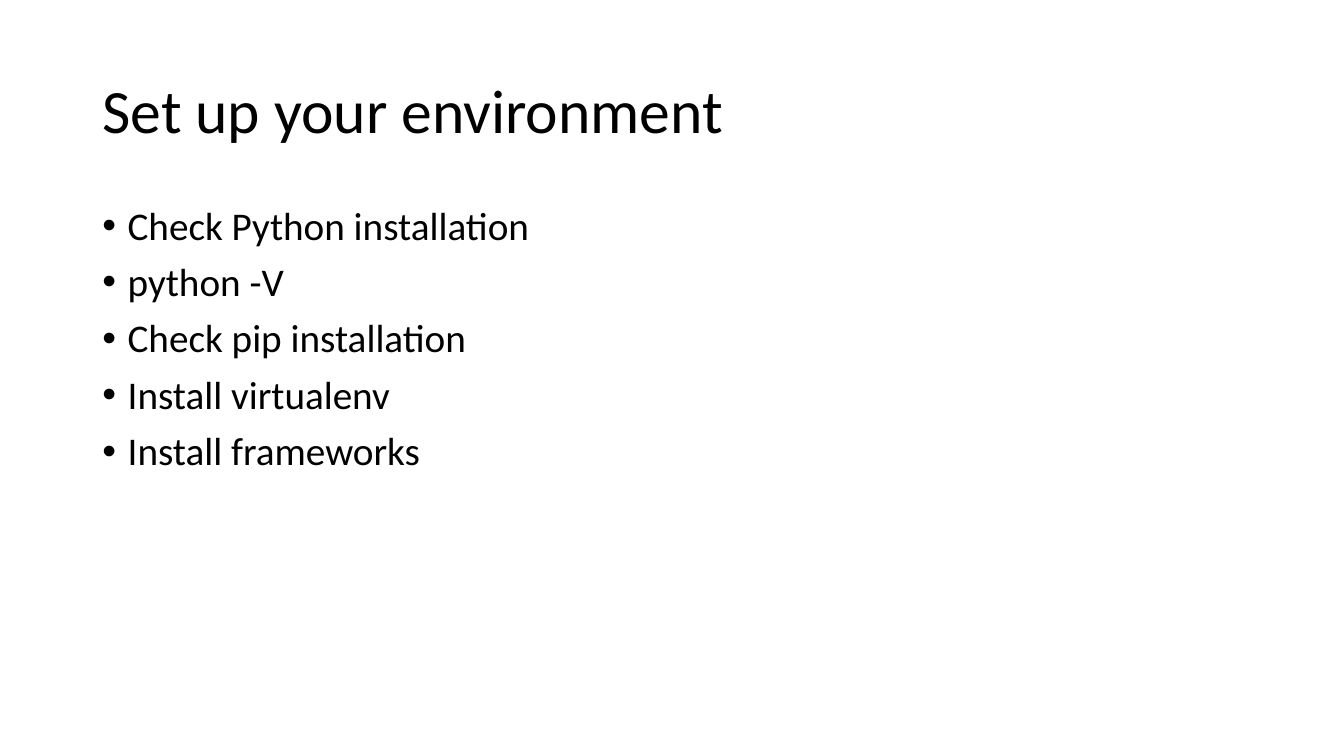
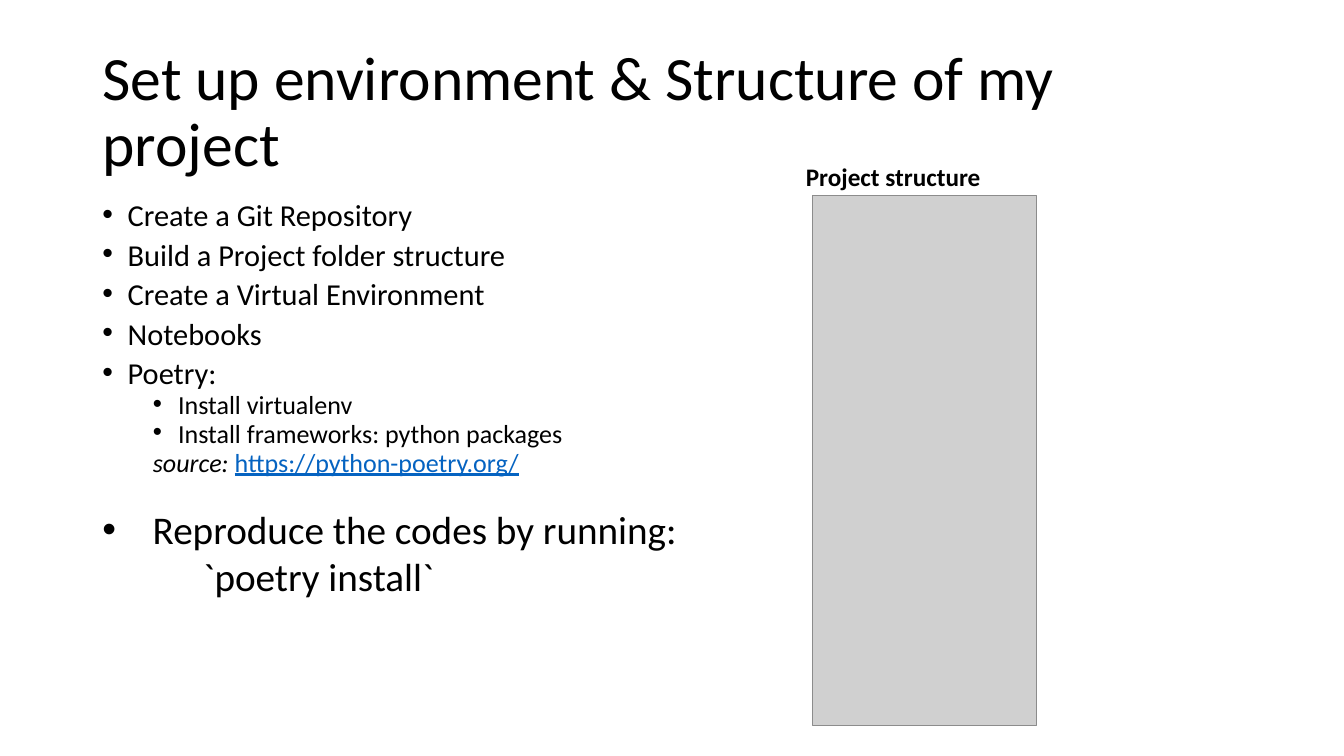
Before and after one commit to mmasud/DS_project, a slide deck: slide 2 of seb_project/results/presentation.pptx. Drawn at 1344x756 pixels with LibreOffice and Linux fonts; fonts in the diff are those of the drawing; grey boxes stand for pictures. Boxes give left, top, right and bottom in pixels: in the first picture for what was removed or moved away, otherwise in the second. Text is boxed around its words. In the diff, an @@ line names an element or a change of style, - is before the commit and + after.

Commit message:
Updated presentation and notebook

```diff
--- a/seb_project/results/presentation.pptx
+++ b/seb_project/results/presentation.pptx
@@ title at (102,57,1053,177): text changed @@
-Set up your environment
+Set up environment & Structure of my project
@@ text added at (806,168,980,191), 18 pt, text #000000, bold @@
+Project structure
@@ text at (128,205,506,389): text changed; size 28 to 21.7 pt @@
-• Check Python installation
-• python -V
-• Check pip installation
+• Create a Git Repository
+• Build a Project folder structure
+• Create a Virtual Environment
+• Notebooks
+• Poetry:
@@ picture added at (813,196,1036,726) @@
@@ text at (178,396,353,415): size 28 to 18.6 pt in "Install virtualenv"; list level 1 to 2 in "Install virtualenv"; line spacing 0.9 to 0.7 @@
@@ text at (153,425,562,477): text changed; size 28 to 18.6 pt @@
-• Install frameworks
+  • Install frameworks: python packages
+  source: https://python-poetry.org/
@@ text added at (153,516,677,598), 28 pt, text #000000 @@
+• Reproduce the codes by running:
+`poetry install`
```
Also in this commit, not shown: 3 other slides changed, 2 slides removed, 11 other files.
